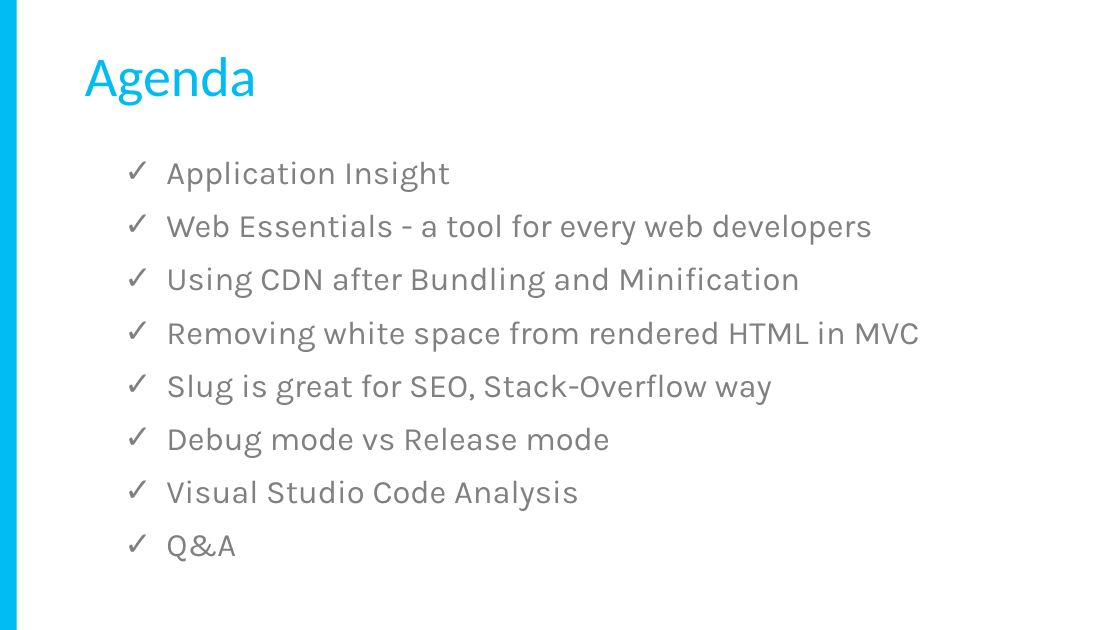
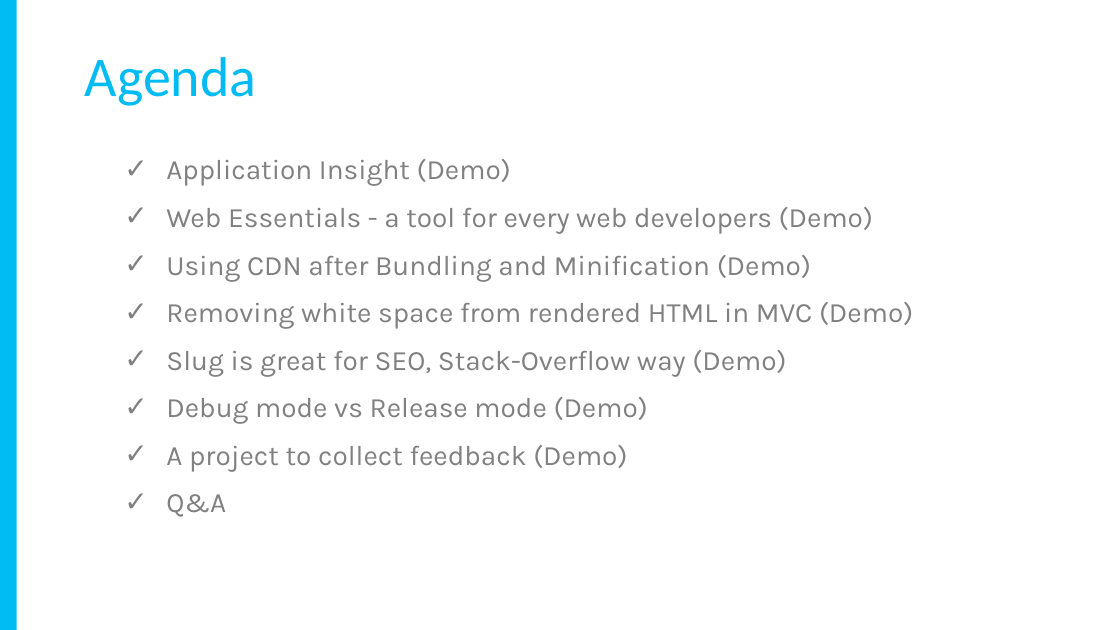
Before and after one commit to yadavavijay/tips-tricks, a slide deck: slide 2 of EmptyProject/Slides.pptx. Drawn at 1120x630 pixels with LibreOffice and Linux fonts; fonts in the diff are those of the drawing. Boxes give left, top, right and bottom in pixels: in the first picture for what was removed or moved away, otherwise in the second. Text is boxed around its words. In the diff, an @@ line names an element or a change of style, - is before the commit and + after.

```diff
--- a/EmptyProject/Slides.pptx
+++ b/EmptyProject/Slides.pptx
@@ text at (166, 159, 913, 471): text changed; size 28 to 24 pt @@
-✓ Application Insight
-✓ Web Essentials - a tool for every web developers
-✓ Using CDN after Bundling and Minification
-✓ Removing white space from rendered HTML in MVC
-✓ Slug is great for SEO, Stack-Overflow way
-✓ Debug mode vs Release mode
-✓ Visual Studio Code Analysis
+✓ Application Insight (Demo)
+✓ Web Essentials - a tool for every web developers (Demo)
+✓ Using CDN after Bundling and Minification (Demo)
+✓ Removing white space from rendered HTML in MVC (Demo)
+✓ Slug is great for SEO, Stack-Overflow way (Demo)
+✓ Debug mode vs Release mode (Demo)
+✓ A project to collect feedback (Demo)
@@ text at (166, 494, 226, 517): size 28 to 24 pt in "Q&A" @@
```
Also in this commit, not shown: 6 other slides changed.
